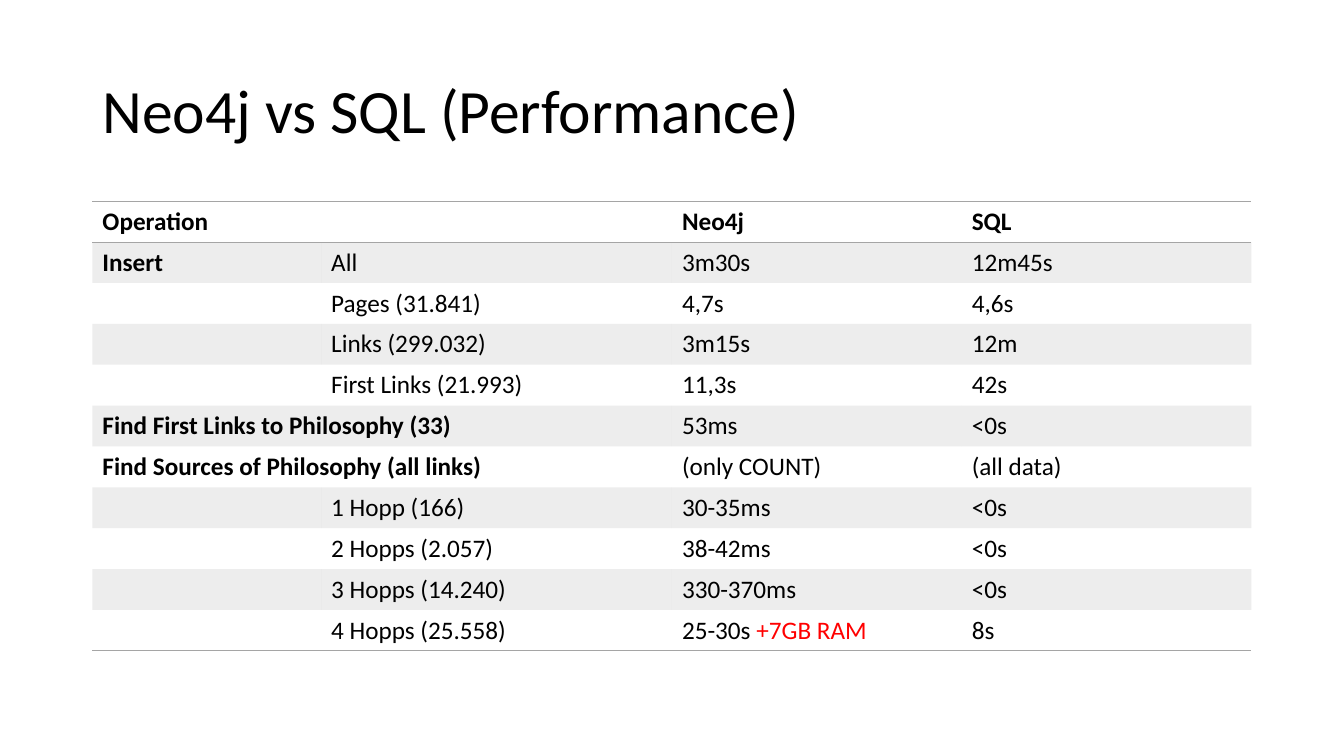
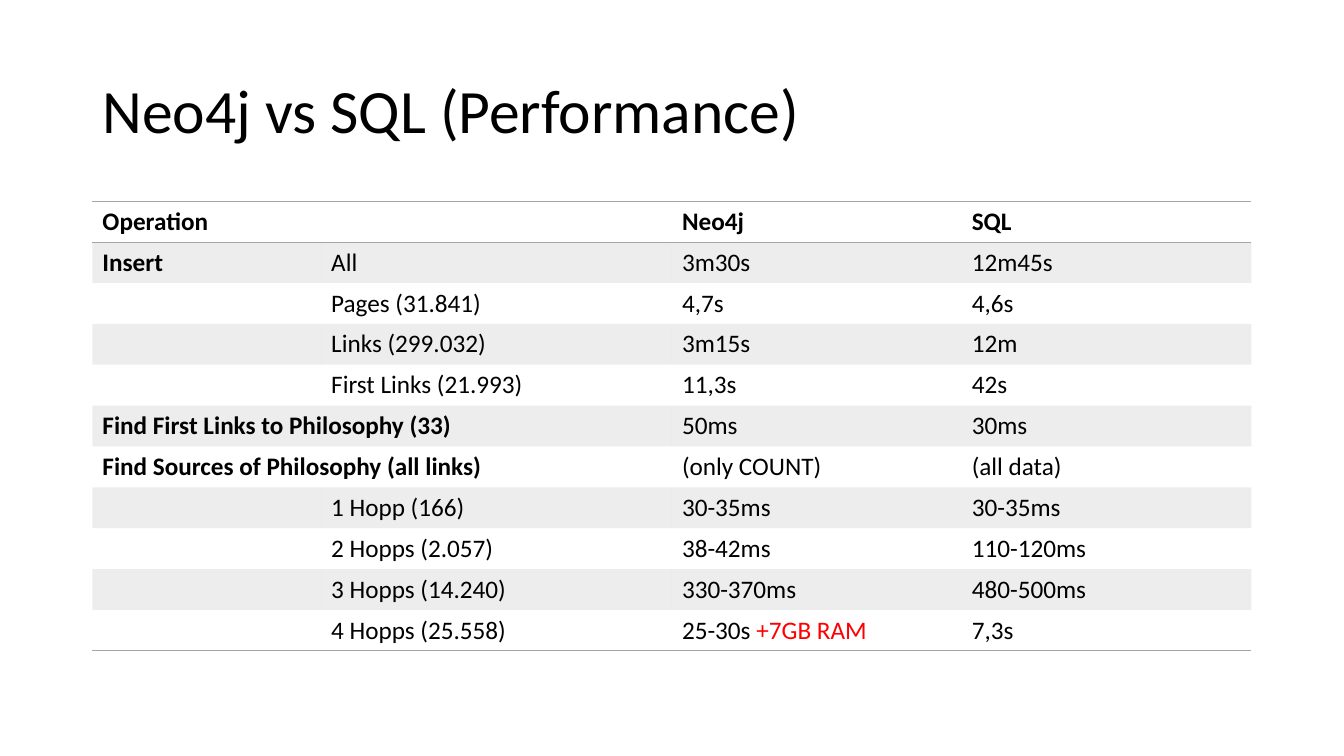
Before and after one commit to bernhardmgruber/philosophywiki, a slide deck: slide 9 of doc/presentation/Presentation.pptx. Drawn at 1344x756 pixels with LibreOffice and Linux fonts; fonts in the diff are those of the drawing. Boxes give left, top, right and bottom in pixels: in the first picture for what was removed or moved away, otherwise in the second. Text is boxed around its words. In the diff, an @@ line names an element or a change of style, - is before the commit and + after.

```diff
--- a/doc/presentation/Presentation.pptx
+++ b/doc/presentation/Presentation.pptx
@@ table at (93, 202, 1253, 651) @@
-row 6, column 3: 53ms
+row 6, column 3: 50ms
-row 6, column 4: <0s
+row 6, column 4: 30ms
-row 8, column 4: <0s
+row 8, column 4: 30-35ms
-row 9, column 4: <0s
+row 9, column 4: 110-120ms
-row 10, column 4: <0s
+row 10, column 4: 480-500ms
-row 11, column 4: 8s
+row 11, column 4: 7,3s
```
Also in this commit, not shown: 1 other slide changed, 2 slides added.
